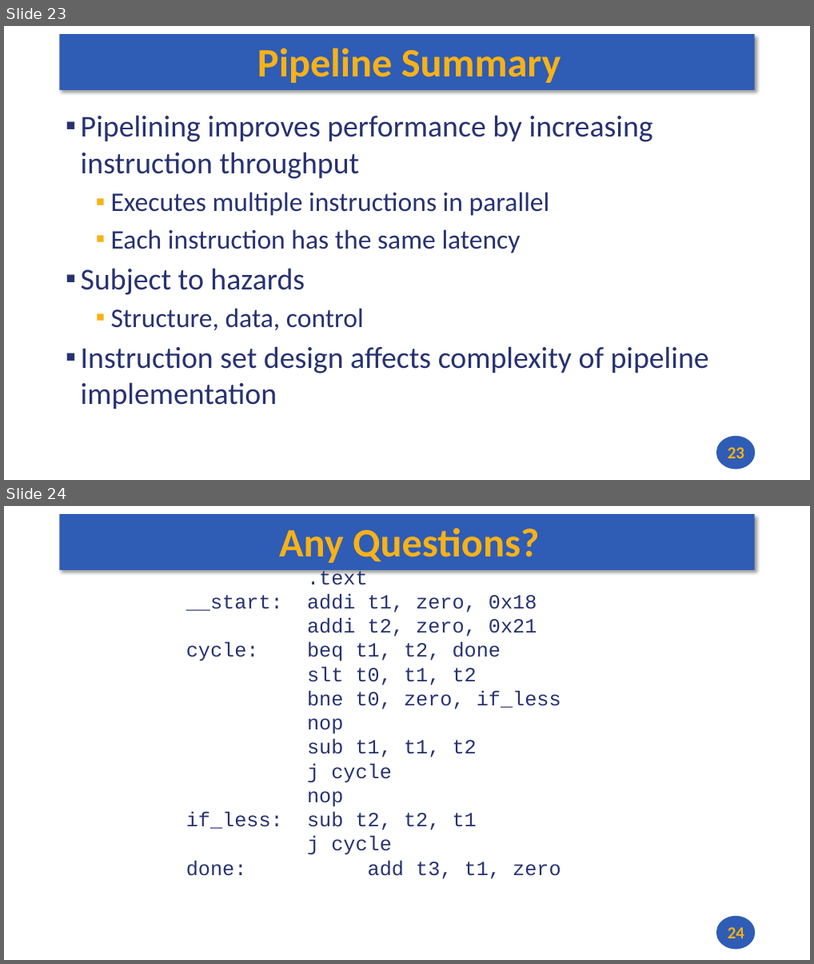
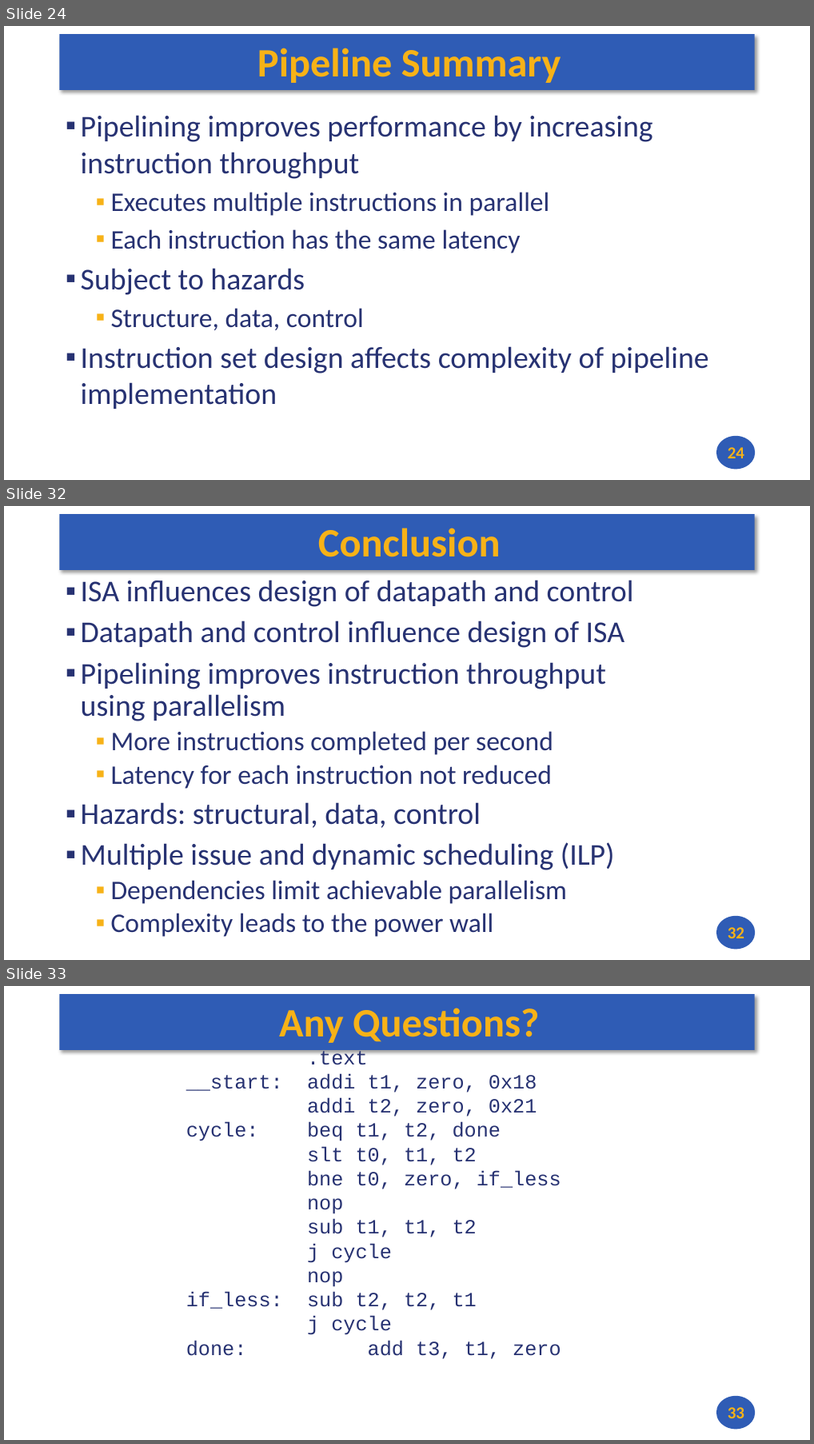
Before and after one commit to andrewt0301/hse-acos-course, a slide deck: docs/part1ca/09_Pipeline/CA_Lecture_09.pptx. Shown one above the other, each under a label of ours: slides 23 and 24 before the commit, slides 24, 32 and 33 after it; the slides between them are not shown. The pictures are 814x964 and 814x1444 pixels, drawn with LibreOffice and Linux fonts; fonts in the diff are those of the drawing. Boxes give left, top, right and bottom in pixels: in the first picture for what was removed or moved away, otherwise in the second. Text is boxed around its words. In the diff, an @@ line names an element or a change of style, - is before the commit and + after.

```diff
--- a/docs/part1ca/09_Pipeline/CA_Lecture_09.pptx
+++ b/docs/part1ca/09_Pipeline/CA_Lecture_09.pptx
@@ slide 32 added at (4, 506, 810, 960), background #FFFFFF; not listed: 2 template elements that a slide beside it also shows @@
@@ title added at (318, 528, 501, 557), 48 pt, text #F7B217, bold @@
+Conclusion
@@ text added at (81, 580, 634, 936), 36 pt, text #273272 @@
+▪ ISA influences design of datapath and control
+▪ Datapath and control influence design of ISA
+▪ Pipelining improves instruction throughput
+  using parallelism
+  ▪ More instructions completed per second
+  ▪ Latency for each instruction not reduced
+▪ Hazards: structural, data, control
+▪ Multiple issue and dynamic scheduling (ILP)
+  ▪ Dependencies limit achievable parallelism
+  ▪ Complexity leads to the power wall
@@ page number added at (728, 927, 745, 938), 20 pt, text #F7B217, bold @@
+32
@@ what was slide 23 is now slide 24 @@
@@ page number at (728, 447, 745, 458): text changed @@
-23
+24
@@ what was slide 24 is now slide 33 @@
@@ page number at (728, 1407, 745, 1418): text changed @@
-24
+33
```
Also in this commit, not shown: 8 other slides added, 2 other files.
